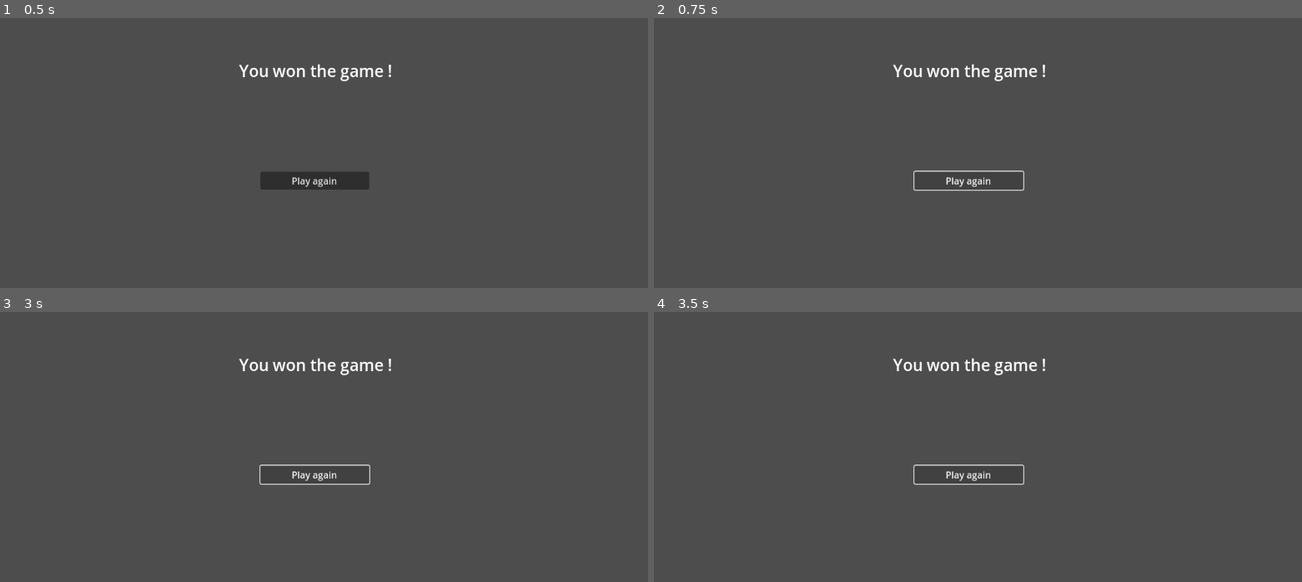
Above: before the commit, frames 1-4 (two rows, left to right).
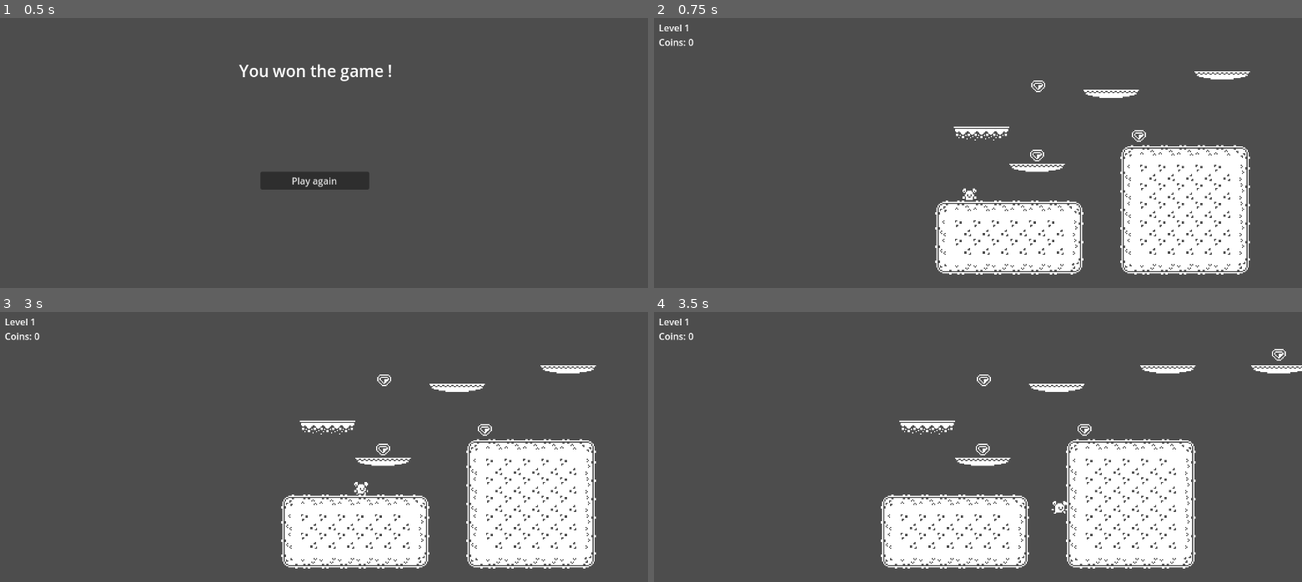
Above: after the commit, the same moments.

Repository: ViktoriaVass/2dgame
Game: Godot game, scene res://win.tscn
Same seed, same stepped clock (60 frames per second), same inputs: the game is played once before the commit and once after it. This scene is started directly instead of the project's main scene. Sound files missing from this copy of the repository are replaced by a short silence.
Inputs (mouse positions are in pixels of both pictures, inside the frame that each line leads up to):
- Up to frame 1 (0.5 s): no input
- Up to frame 2 (0.75 s): click "Play again" at 0.5 s
- Up to frame 3 (3 s): click (317, 474) at 1.25 s, where only the run before the commit has a clickable "Play again"; click (317, 474) at 2 s, where only the run before the commit has a clickable "Play again"; tap Enter at 2.75 s; hold D (move_right) from 2.78 s (still down)
- Up to frame 4 (3.5 s): keep holding D (move_right); tap Space (jump) at 3.02 s

Frame 1 is identical in both runs. In frame 2, 16% of the frame differs, in the area x 0-93%, y 2-96%; in frame 3, 16%; in frame 4, 17%, in the area x 0-100%, y 2-96%.

Commit message:
play again btn in win page updated

Diff:
--- a/win.tscn
+++ b/win.tscn
@@ -19,3 +19,5 @@
 offset_right = 670.0
 offset_bottom = 329.0
 text = "Play again"
+
+[connection signal="pressed" from="StartButton" to="." method="_on_start_button_pressed"]
